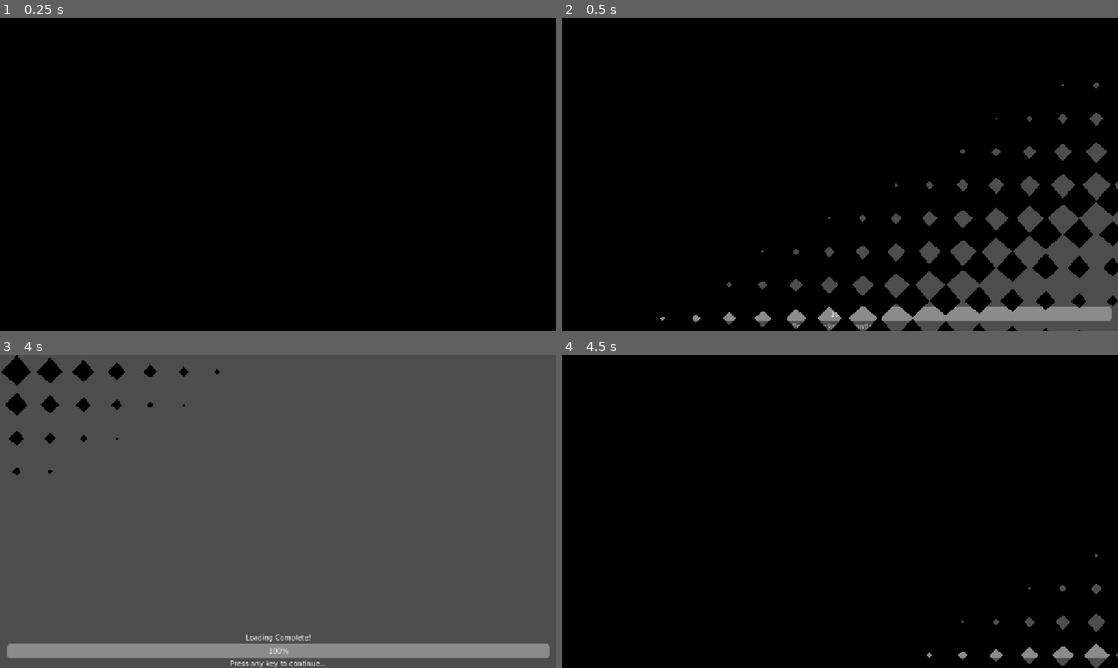
Above: before the commit, frames 1-4 (two rows, left to right).
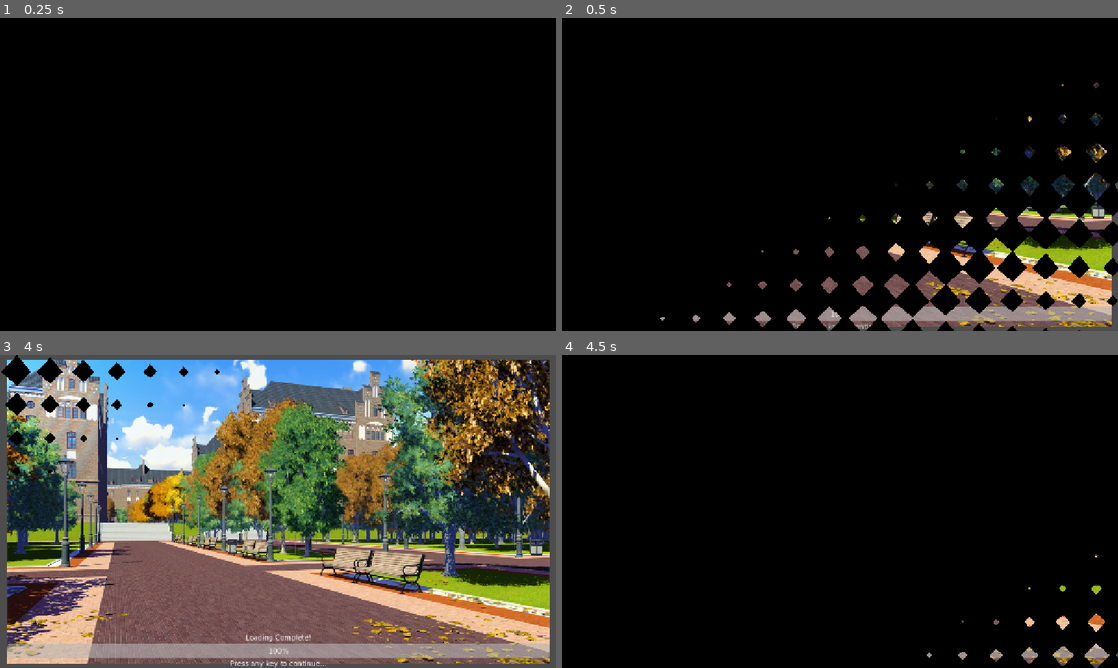
Above: after the commit, the same moments.

Repository: rakugoteam/The-Question
Game: Godot game, scene res://scenes/Bootstrap/bootstrap.tscn
Same seed, same stepped clock (60 frames per second), same inputs: the game is played once before the commit and once after it. The engine's default icon, where the game draws it, is replaced by a stand-in: a white triangle on a blue panel in a dark square.
Inputs (mouse positions are in pixels of both pictures, inside the frame that each line leads up to):
- Up to frame 1 (0.25 s): no input
- Up to frame 2 (0.5 s): no input
- Up to frame 3 (4 s): tap Enter (ui_accept) at 0.5, 0.77, 1.25 s; move the mouse to (400, 495) at 0.52 s; hold D (move_right) 0.53-1.25 s; tap E (interact) at 0.6 s; click (400, 495) at 0.67 s; drag from (166, 527) to (250, 574) at 1.27 s; move the mouse to (333, 442) at 2.02 s; hold D (move_right) 2.03-2.75 s; hold Shift 2.03-2.75 s; click "Play" at 2.75 s; drag from (250, 574) to (111, 464) at 3.52 s
- Up to frame 4 (4.5 s): tap Enter (ui_accept) at 4.25 s; move the mouse to (1006, 558) at 4.27 s; hold A (move_left) from 4.28 s (still down); tap Ctrl at 4.35 s

Frame 1 is identical in both runs. In frame 2, 8.8% of the frame differs, in the area x 23-99%, y 20-99%; in frame 3, 88%, in the area x 1-99%, y 1-99%; in frame 4, 0.5%.
Error in both runs: Cannot call method 'get_error' on a null value. (res://addons/icons-fonts/icons_fonts/IconsFonts.gd:57)

Commit message:
Add BG to Loading Screen

Diff:
--- a/scenes/LoadingScreen/LoadingScreen.tscn
+++ b/scenes/LoadingScreen/LoadingScreen.tscn
@@ -1,6 +1,7 @@
-[gd_scene load_steps=5 format=3 uid="uid://cd0jbh4metflb"]
+[gd_scene load_steps=6 format=3 uid="uid://cd0jbh4metflb"]
 
-[ext_resource type="Script" path="res://scenes/LoadingScreen/LoadingScreen.gd" id="1_gbk34"]
+[ext_resource type="Script" uid="uid://0yt51hpcbe8l" path="res://scenes/LoadingScreen/LoadingScreen.gd" id="1_gbk34"]
+[ext_resource type="Texture2D" uid="uid://bo6v222eqei2e" path="res://the_question-og/game/gui/main_menu.png" id="2_qwdnn"]
 
 [sub_resource type="Animation" id="Animation_xbk22"]
 resource_name = "Flash"
@@ -36,21 +37,25 @@
 
 [sub_resource type="AnimationLibrary" id="AnimationLibrary_pf4xo"]
 _data = {
-"Flash": SubResource("Animation_xbk22"),
-"RESET": SubResource("Animation_2tmr4")
+&"Flash": SubResource("Animation_xbk22"),
+&"RESET": SubResource("Animation_2tmr4")
 }
 
 [node name="LoadingScreen" type="MarginContainer"]
-anchors_preset = 12
-anchor_top = 1.0
+anchors_preset = 15
 anchor_right = 1.0
 anchor_bottom = 1.0
-offset_top = -86.0
 grow_horizontal = 2
-grow_vertical = 0
+grow_vertical = 2
 theme_override_constants/margin_left = 16
 theme_override_constants/margin_right = 16
 script = ExtResource("1_gbk34")
+
+[node name="Background" type="TextureRect" parent="."]
+layout_mode = 2
+texture = ExtResource("2_qwdnn")
+expand_mode = 1
+stretch_mode = 5
 
 [node name="VBoxContainer" type="VBoxContainer" parent="."]
 layout_mode = 2
@@ -77,5 +82,5 @@
 [node name="AnimationPlayer" type="AnimationPlayer" parent="."]
 unique_name_in_owner = true
 libraries = {
-"": SubResource("AnimationLibrary_pf4xo")
+&"": SubResource("AnimationLibrary_pf4xo")
 }
